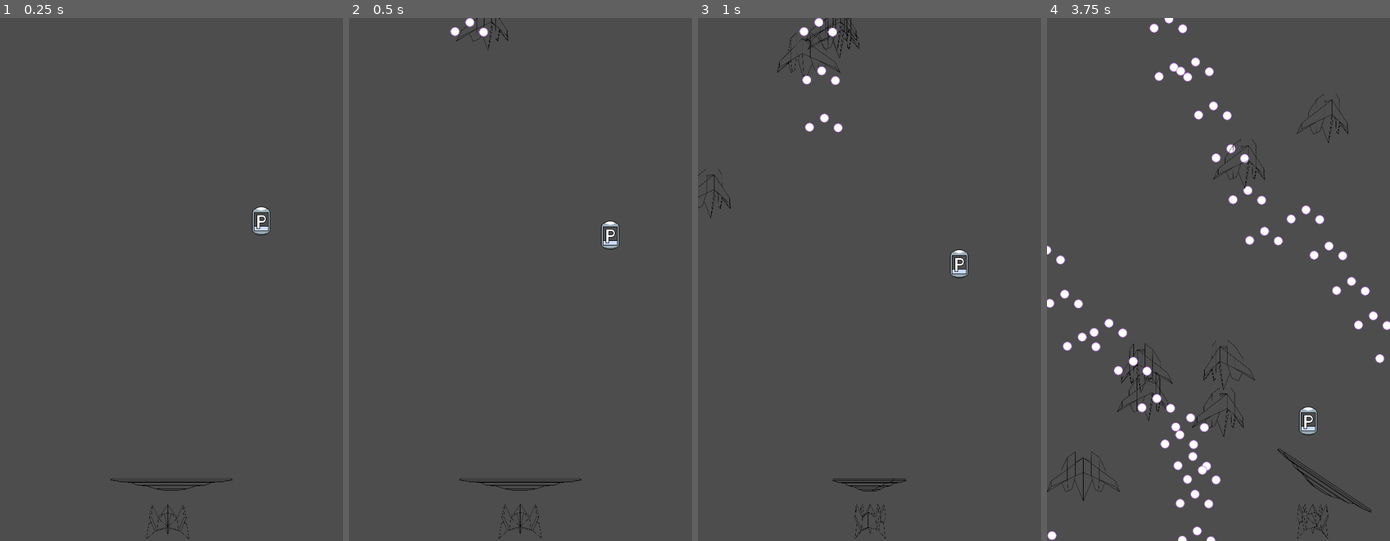
Above: before the commit, frames 1-4 (left to right).
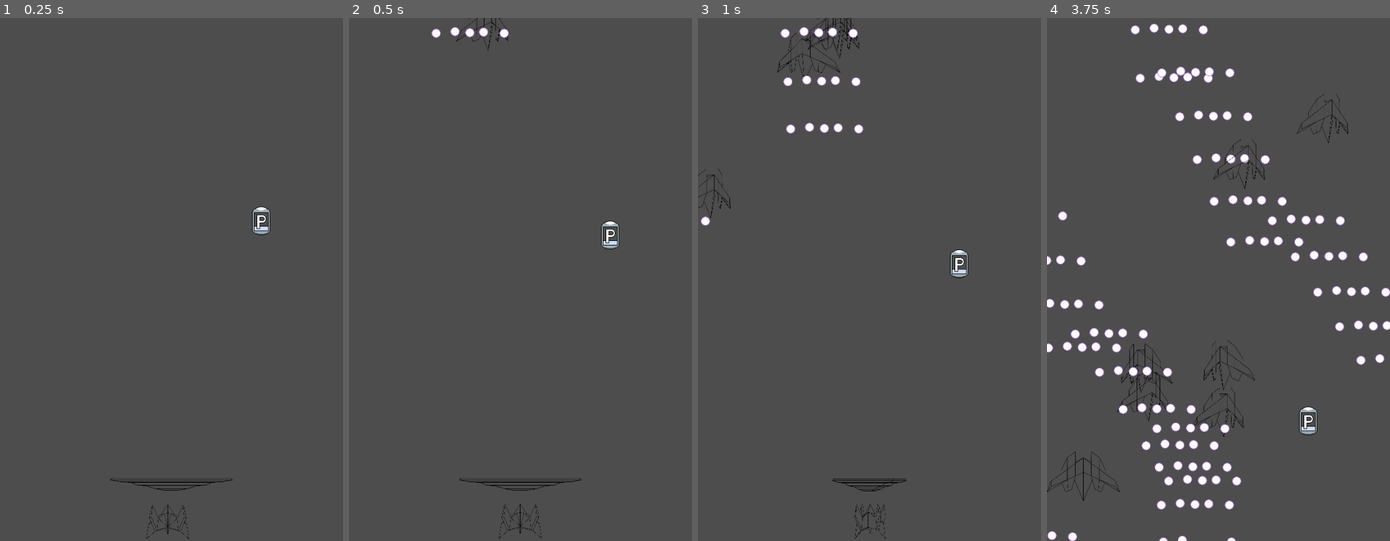
Above: after the commit, the same moments.

Repository: dommie123/Bullet_Hell
Game: Godot game, scene res://nodes/main.tscn
Two runs of this game, one before a commit and one after it. Both use one fixed random seed, a clock stepped at 60 frames per second and the inputs below.
Inputs (mouse positions are in pixels of both pictures, inside the frame that each line leads up to):
- Up to frame 1 (0.25 s): no input
- Up to frame 2 (0.5 s): no input
- Up to frame 3 (1 s): move the mouse to (869, 483) at 0.52 s; tap Space (shift) at 0.6 s
- Up to frame 4 (3.75 s): move the mouse to (1149, 305) at 1.27 s; click (1149, 305) at 1.35 s; tap Space (shift) at 1.55, 2.3, 2.85, 3.6 s; move the mouse to (1252, 164) at 2.02 s; hold Right mouse button (rotate_right) 2.03-2.78 s; move the mouse to (1201, 384) at 2.77 s; move the mouse to (1321, 357) at 3.52 s

Frame 1 is identical in both runs. In frame 2, 0.2% of the frame differs, in the area x 23-47%, y 0-4%; in frame 3, 0.5%; in frame 4, 3.8%, in the area x 0-100%, y 0-100%.

Commit message:
Fixed more collision issues
Made bullets disappear when contacting the boss

Made it so player takes damage from any bullet

Diff:
--- a/nodes/enemy.tscn
+++ b/nodes/enemy.tscn
@@ -224,7 +224,7 @@
 bullet_scene = ExtResource("2_yxds1")
 powerupScene = ExtResource("3_yc7vu")
 currentState = 2
-currentType = 4
+currentType = 5
 xYInverted = true
 bulletLaunchSpeedMultiplier = 1
 enemyColor = 1
@@ -236,6 +236,7 @@
 animation = &"Megabyte"
 
 [node name="BulletLauncher" type="Node2D" parent="."]
+position = Vector2(0, 18)
 
 [node name="BulletLauncher2" type="Node2D" parent="."]
 position = Vector2(-26, 16)
--- a/scripts/PlayerShip.gd
+++ b/scripts/PlayerShip.gd
@@ -65,32 +65,32 @@
 	if currentColor == COLOR.CYAN:
 		currentColor = COLOR.MAGENTA
 		$AnimatedSprite2D.play("PlayerShipShiftCyanMagenta")
-		set_collision_layer_value(2,false)#sets ship and paddle collision cyan to false
-		set_collision_layer_value(3,false)
-
-		set_collision_layer_value(1,true)#sets ship and paddle collision magenta to true
-		set_collision_layer_value(4,true)
-
-		set_collision_mask_value(5,false) #sets enemy collision
-		set_collision_mask_value(6,true)
-
-		set_collision_mask_value(7,false) #sets bullet collision
-		set_collision_mask_value(8,true)
+#		set_collision_layer_value(2,false)#sets ship and paddle collision cyan to false
+#		set_collision_layer_value(3,false)
+#
+#		set_collision_layer_value(1,true)#sets ship and paddle collision magenta to true
+#		set_collision_layer_value(4,true)
+#
+#		set_collision_mask_value(5,false) #sets enemy collision
+#		set_collision_mask_value(6,true)
+#
+#		set_collision_mask_value(7,false) #sets bullet collision
+#		set_collision_mask_value(8,true)
 
 	elif currentColor == COLOR.MAGENTA:
 		currentColor = COLOR.CYAN
 		$AnimatedSprite2D.play("PlayerShipShiftMagentaCyan")
-		set_collision_layer_value(1,false)#sets ship and paddle collision magenta to false
-		set_collision_layer_value(4,false)
-
-		set_collision_layer_value(2,true)#sets ship and paddle collision cyan to true
-		set_collision_layer_value(3,true)
-
-		set_collision_mask_value(5,true) #sets enemy collision
-		set_collision_mask_value(6,false)
-
-		set_collision_mask_value(7,true) #sets bullet collision
-		set_collision_mask_value(8,false)
+#		set_collision_layer_value(1,false)#sets ship and paddle collision magenta to false
+#		set_collision_layer_value(4,false)
+#
+#		set_collision_layer_value(2,true)#sets ship and paddle collision cyan to true
+#		set_collision_layer_value(3,true)
+#
+#		set_collision_mask_value(5,true) #sets enemy collision
+#		set_collision_mask_value(6,false)
+#
+#		set_collision_mask_value(7,true) #sets bullet collision
+#		set_collision_mask_value(8,false)
 
 
 func _on_player_player_died():
--- a/scripts/bullet.gd
+++ b/scripts/bullet.gd
@@ -84,3 +84,5 @@
 
 		if pierce <= 0:
 			queue_free()
+	elif "Head" in body.name or "Segment" in body.name:
+		queue_free()
Not shown: 1 places in nodes/de_bugger.tscn that only renumber resources
